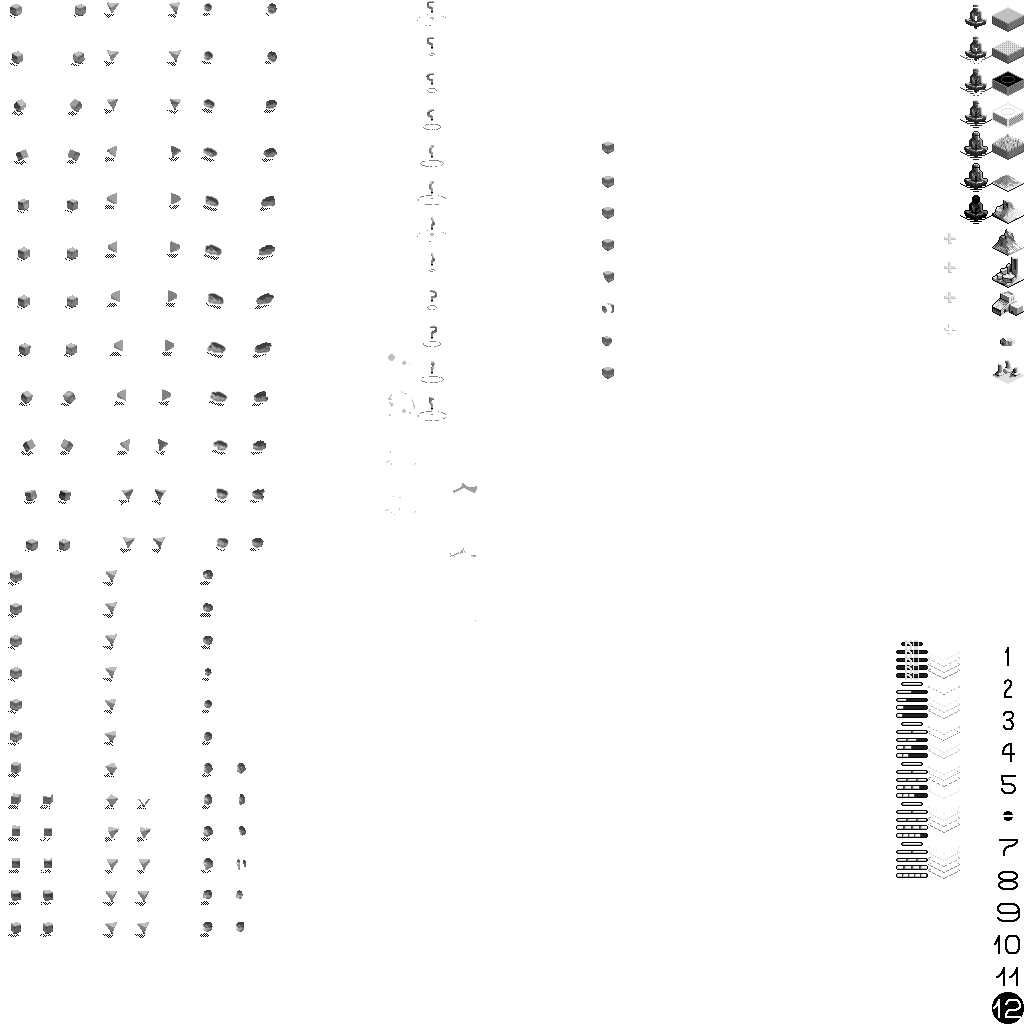
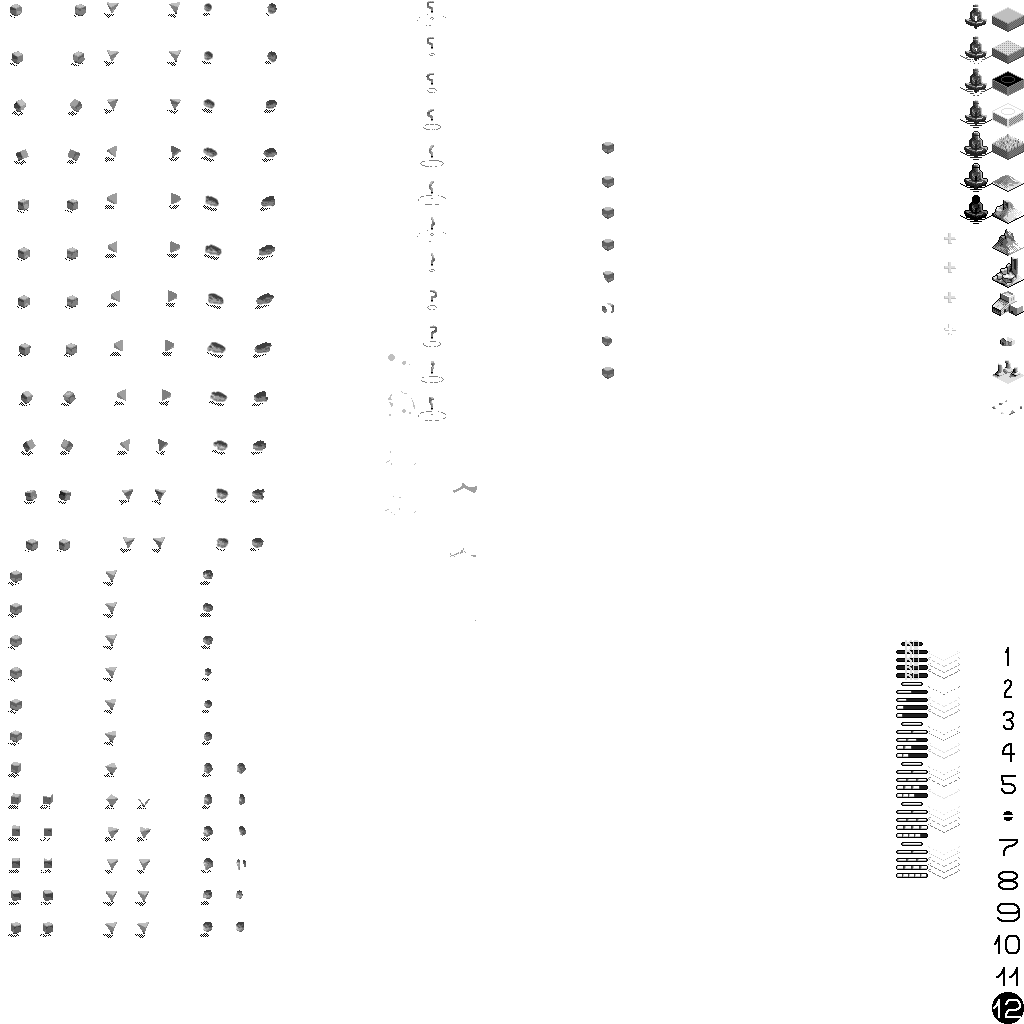
Layered file, before and after one edit (1024×1024). Changes by layer:
pixels changed over <box>992,400,1022,415</box> (layer not identified)
